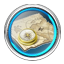
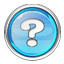
The second 64px x 64px image is a revision of the first. Changes to its layers:
added layer "Layer 44" above "Layer 43" over left=6, top=6, right=59, bottom=60